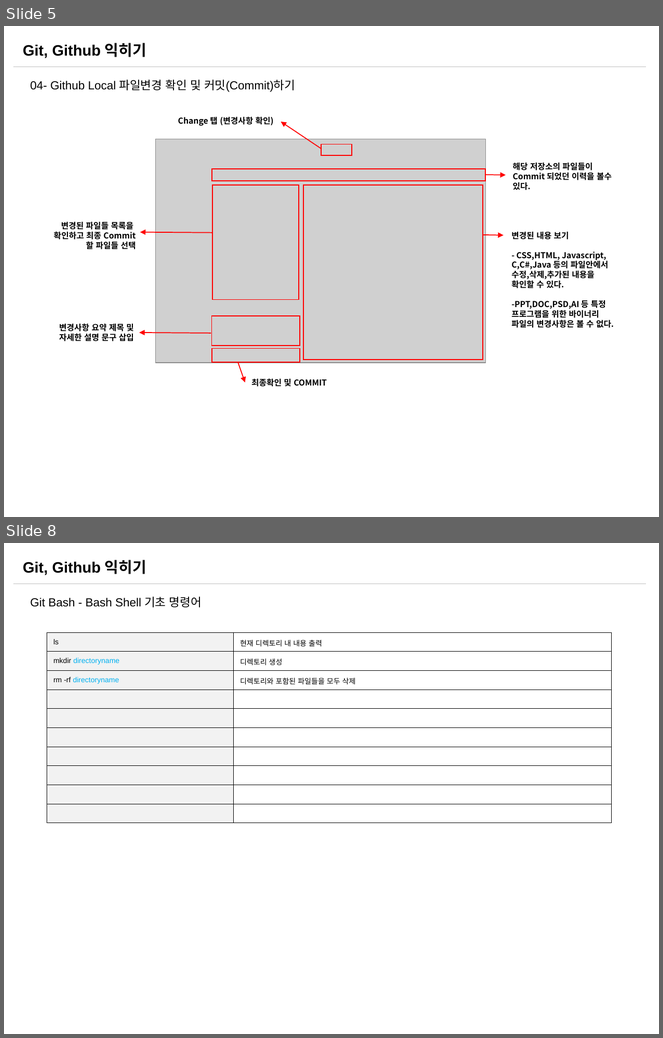
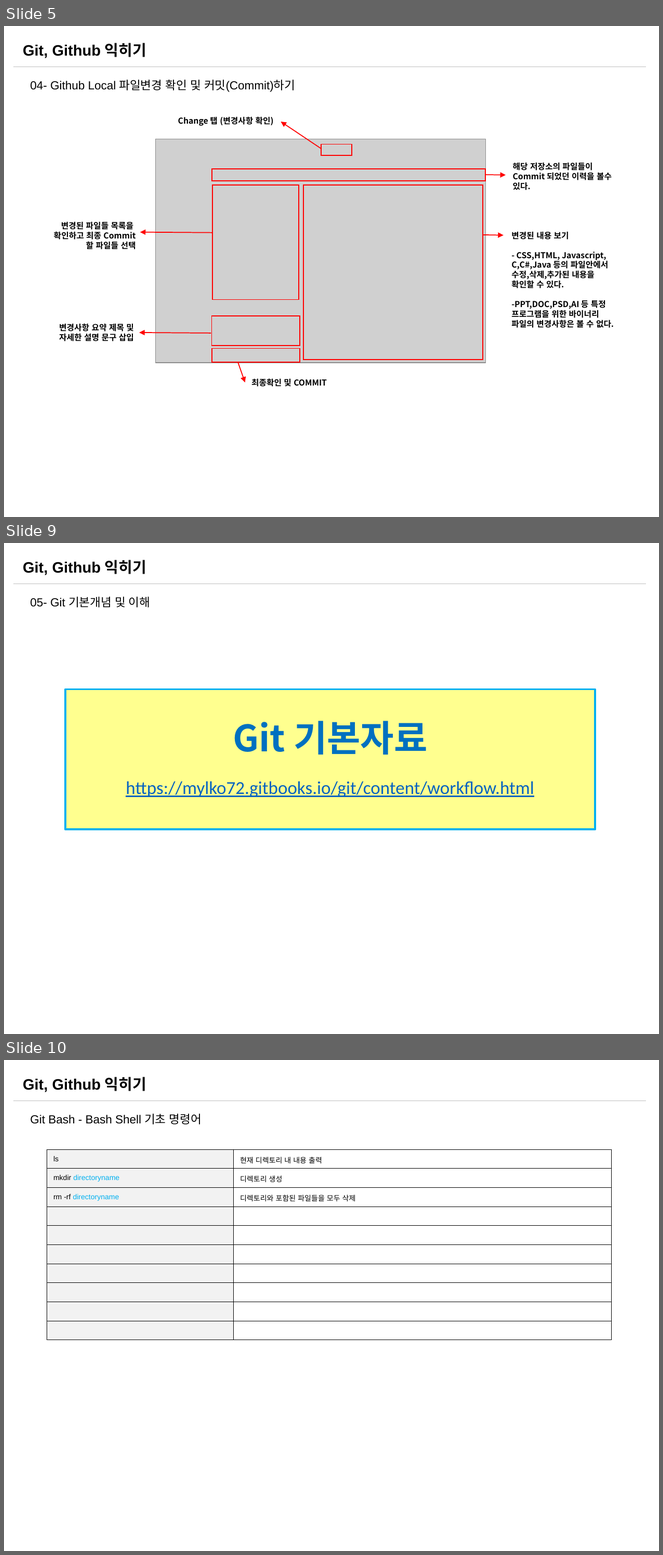
Before and after one commit to sabin21/NodeJS_Workflow_Study, a slide deck: CH00_Git_Github.pptx. Shown one above the other, each under a label of ours: slides 5 and 8 before the commit, slides 5, 9 and 10 after it; the slides between them are not shown. The pictures are 663x1038 and 663x1555 pixels, drawn with LibreOffice and Linux fonts; fonts in the diff are those of the drawing; grey boxes stand for pictures. Boxes give left, top, right and bottom in pixels: in the first picture for what was removed or moved away, otherwise in the second. Text is boxed around its words. In the diff, an @@ line names an element or a change of style, - is before the commit and + after.

```diff
--- a/CH00_Git_Github.pptx
+++ b/CH00_Git_Github.pptx
@@ slide 9 added at box(4, 543, 659, 1034), background #FFFFFF; not listed: 2 template elements that a slide beside it also shows @@
@@ text added at box(30, 597, 150, 607), 12.9 pt, text #000000 @@
+05- Git 기본개념 및 이해
@@ rectangle added at box(65, 689, 596, 830), fill #FFFF8F, outline #00B0F0 2.25 pt, 20 pt, text #0563C1, underline @@
+Git 기본자료
+https://mylko72.gitbooks.io/git/content/workflow.html
@@ what was slide 8 is now slide 10 @@
```
Also in this commit, not shown: 3 slides changed, 1 other slide added, 1 other file.
